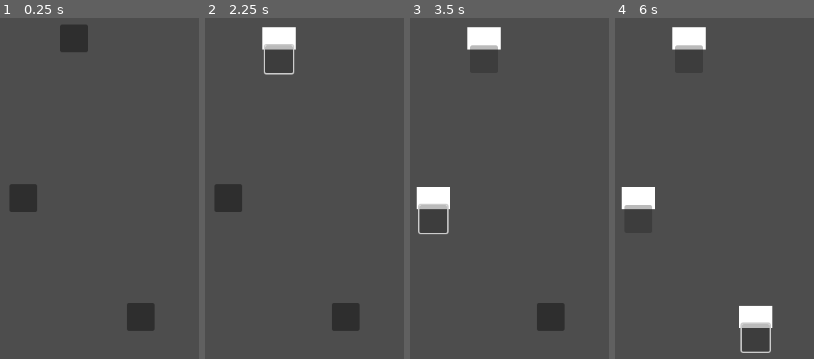
Above: before the commit, frames 1-4 (left to right).
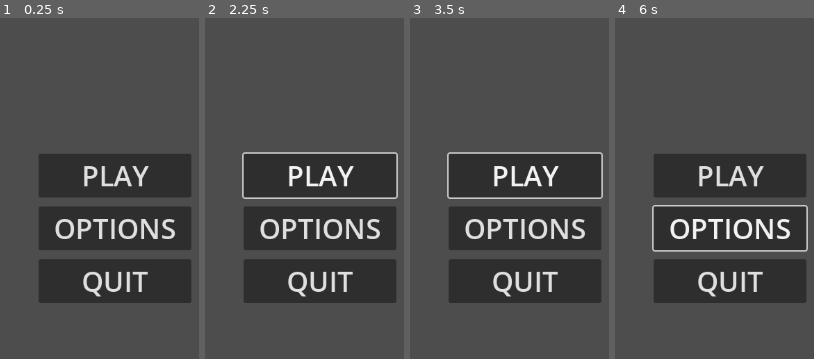
Above: after the commit, the same moments.

Repository: ensaylmkd/CMI_PROJECT
Game: Godot game, scene res://control.tscn
Same seed, same stepped clock (60 frames per second), same inputs: the game is played once before the commit and once after it. Before the commit the project starts from res://draft.tscn.
Inputs (mouse positions are in pixels of both pictures, inside the frame that each line leads up to):
- Up to frame 1 (0.25 s): no input
- Up to frame 2 (2.25 s): click (320, 174) at 0.5 s, where only the run after the commit has a clickable "PLAY"; click (320, 174) at 1.25 s, where only the run after the commit has a clickable "PLAY"; click (278, 38) at 2.02 s
- Up to frame 3 (3.5 s): click (433, 198) at 2.77 s
- Up to frame 4 (6 s): click (756, 318) at 3.52 s; click (730, 174) at 4.25 s, where only the run after the commit has a clickable "PLAY"; click (730, 229) at 5 s, where only the run after the commit has a clickable "OPTIONS"; move the mouse to (outside the picture) at 5.77 s

The runs differ from the first frame. In frame 1, 32% of the frame differs, in the area x 5-96%, y 2-92%; in frame 2, 33%; in frame 3, 33%; in frame 4, 33%, in the area x 3-97%, y 2-99%.

Commit message:
Add files via upload

Diff:
--- a/CMI-PROJECT/project.godot
+++ b/CMI-PROJECT/project.godot
@@ -11,7 +11,7 @@
 [application]
 
 config/name="CMI_PROJECT"
-run/main_scene="res://draft.tscn"
+run/main_scene="res://control.tscn"
 config/features=PackedStringArray("4.1", "Mobile")
 config/icon="res://icon.svg"
 
@@ -21,6 +21,14 @@
 window/stretch/mode="viewport"
 window/stretch/aspect="expand"
 
+[input]
+
+Pause={
+"deadzone": 0.5,
+"events": [Object(InputEventKey,"resource_local_to_scene":false,"resource_name":"","device":-1,"window_id":0,"alt_pressed":false,"shift_pressed":false,"ctrl_pressed":false,"meta_pressed":false,"pressed":false,"keycode":0,"physical_keycode":4194305,"key_label":0,"unicode":0,"echo":false,"script":null)
+]
+}
+
 [rendering]
 
 textures/canvas_textures/default_texture_filter=0
